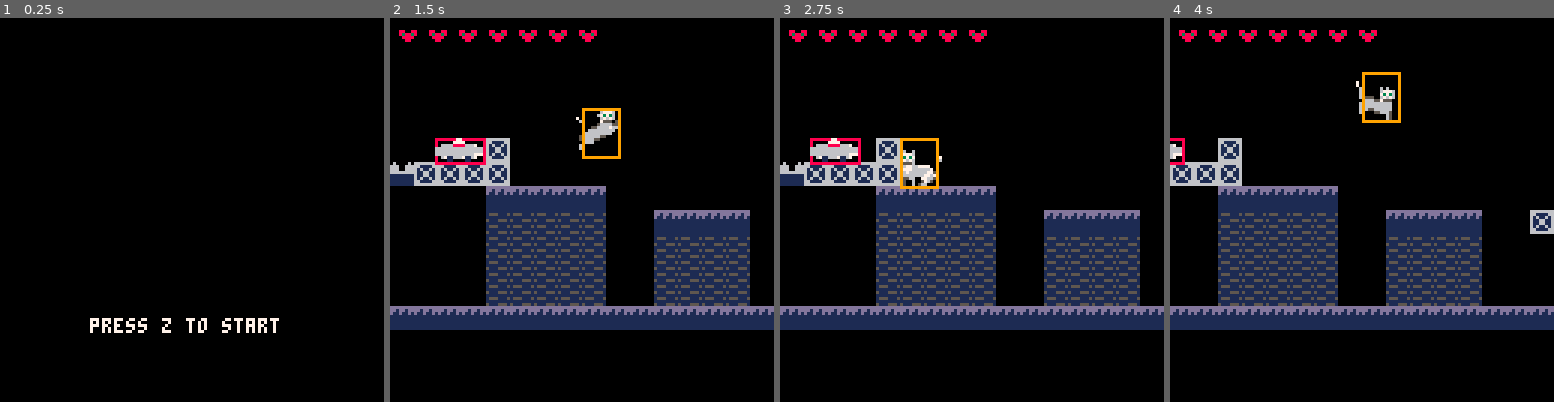
Above: before the commit, frames 1-4 (left to right).
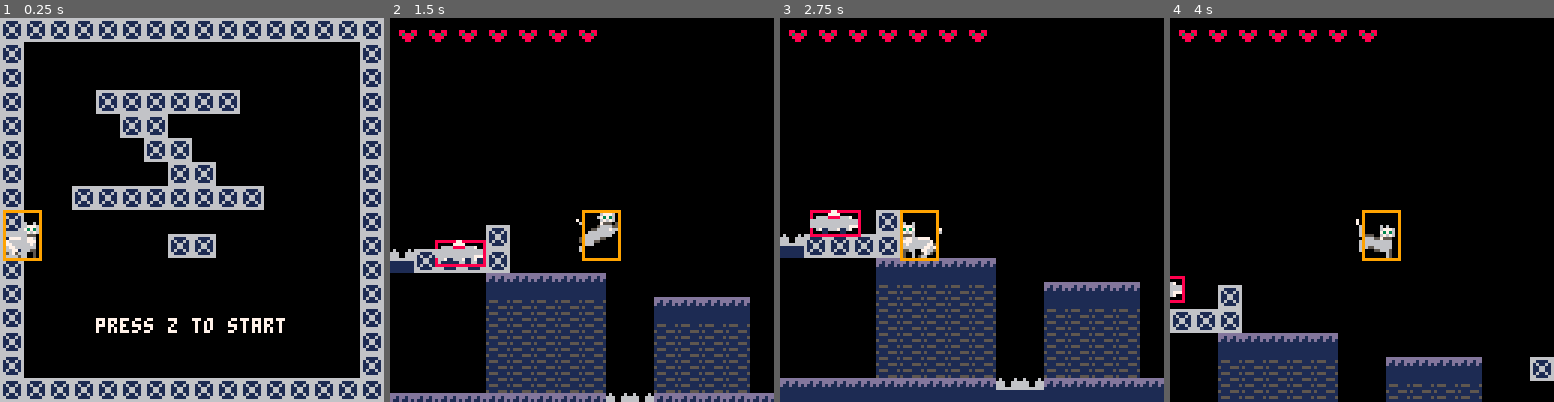
Above: after the commit, the same moments.

Repository: salvadorvanoli/MeowlineDelivery
Game: PICO-8 cartridge meowline.p8
Two runs of this game, one before a commit and one after it. Both use one fixed random seed, a clock stepped at 60 frames per second and the inputs below.
Inputs:
- Up to frame 1 (0.25 s): no input
- Up to frame 2 (1.5 s): tap O (Z key) at 0.33, 0.7, 1.43 s; tap X (X key) at 1.07 s
- Up to frame 3 (2.75 s): hold Left 1.97-2.37 s; tap X (X key) at 2.07, 2.4, 2.73 s; tap O (Z key) at 2.22 s
- Up to frame 4 (4 s): hold Right 2.87-3.53 s; tap X (X key) at 3.07, 3.4, 3.73 s; tap O (Z key) at 3.1, 3.98 s

The runs differ from the first frame. In frame 1, 33% of the frame differs, in the area x 0-100%, y 0-100%; in frame 2, 35%, in the area x 0-100%, y 23-100%; in frame 3, 35%; in frame 4, 34%.

Commit message:
Pantallas de muerte en proceso

Diff:
--- a/meowline.p8
+++ b/meowline.p8
@@ -25,9 +25,9 @@
 -- Estados del juego
 game_state = "menu" -- Estados: "menu", "playing", "game_over"
 
--- Coordenadas de las zonas (convertidas de bloques a píxeles)
-menu_zone = {x = 56, y = 456} -- {x=7, y=57} en bloques
-game_over_zone = {x = 184, y = 456} -- {x=23, y=57} en bloques
+-- Coordenadas de las zonas (convertidas de bloques a pれとxeles)
+menu_zone = {x = 1, y = 448} -- {x=7, y=57} en bloques
+game_over_zone = {x = 192, y = 448} -- {x=23, y=57} en bloques
 game_start_zone = {x = 64, y = 80} -- {x=7, y=11} en bloques
 
 -- Enemigos roombas
@@ -214,7 +214,6 @@
 end
 
 function game_over()
-    -- Esta función ahora solo maneja la transición al estado de game over
     game_state = "game_over"
     player.x = game_over_zone.x
     player.y = game_over_zone.y
@@ -224,13 +223,13 @@
     player.is_walking = false
 end
 
-function reset_player_position()
+function manage_damage()
     player.lives -= 1
 
     if player.lives <= 0 then
-        game_over()  -- Llamar a la función game_over actualizada
+        game_over()
     else
-        -- Reiniciar posición normal
+        -- Reiniciar posiciれはn normal
         player.x = game_start_zone.x
         player.y = game_start_zone.y
         player.dx = 0
@@ -324,7 +323,7 @@
     map(0, 0, 0, 0, 128, 128)
 
     local cam_x = mid(0, player.x - 64, 1024 - 128)
-    local cam_y = mid(0, player.y - 64, 256 - 128)
+    local cam_y = player.y - 64
     camera(cam_x, cam_y)
 
     local sprite_id
@@ -364,12 +363,12 @@
             spr(98, cam_x + 2 + (i - 1) * 10, cam_y + 2, 1, 1)
         end
     elseif game_state == "menu" then
-        -- Texto del menú
-        print("press z to start", cam_x + 30, cam_y + 100, 7)
+        -- Texto del menu
+        print("press z to start", cam_x + 32, cam_y + 100, 7)
     elseif game_state == "game_over" then
         -- Texto de game over
-        print("press z to restart", cam_x + 25, cam_y + 100, 7)
-        print("press x for menu", cam_x + 28, cam_y + 110, 8)
+        print("press z to restart", cam_x + 28, cam_y + 100, 7)
+        print("press x for menu", cam_x + 32, cam_y + 110, 8)
     end
 end
 
@@ -382,7 +381,7 @@
 
 -- Funcion para actualizar el estado de menu
 function update_menu()
-    -- Posicionar jugador en la zona del menú
+    -- Posicionar jugador en la zona del menu
     player.x = menu_zone.x
     player.y = menu_zone.y
     player.dx = 0
@@ -390,7 +389,7 @@
     player.grounded = true
     player.is_walking = false
 
-    -- Solo responder al botón de salto para empezar
+    -- Solo responder al botれはn de salto para empezar
     if btnp(4) then -- Z button
         game_state = "playing"
         player.x = game_start_zone.x
@@ -409,14 +408,14 @@
     player.grounded = true
     player.is_walking = false
 
-    -- Controles para reiniciar o volver al menú
+    -- Controles para reiniciar o volver al menu
     if btnp(4) then -- Z - reiniciar juego
         game_state = "playing"
         player.lives = 7
         player.x = game_start_zone.x
         player.y = game_start_zone.y
         spawn_enemies_from_map()
-    elseif btnp(5) then -- X - volver al menú
+    elseif btnp(5) then -- X - volver al menu
         game_state = "menu"
         player.lives = 7
         roombas = {}
@@ -490,9 +489,8 @@
             player.x += current_roomba.dx
 
         -- El jugador tiene un bloque solido delante, no puede atravesarlo, pero puede saltar
-        else if horizontal_collision then
+        elseif horizontal_collision then
                 player.grounded = true
-            end
         end
     else
         local new_y = player.y + player.dy
@@ -524,12 +522,12 @@
 
     -- Verificar colision con bloques que danan al jugador
     if check_damage_collision(player.x, player.y, player.w, player.h) then
-        reset_player_position()
+        manage_damage()
     end
 
     -- Verificar colision lateral con roomba
     if check_player_roomba_side_collision() then
-        reset_player_position()
+        manage_damage()
     end
 
     -- Limites del mapa
@@ -681,4 +679,17 @@
 0000000041414141410000414141410000000000000000000000000000424242424242424242420000000000000000000000000000000000000000000000000000000000000000000000000000000000000000000000000000000000000000000000000000000000000000000000000000000000000000000000000000000000
 0000000041414141410000414141410000000000000000004242420000424242424242424242420000000000000000000000000000000000000000000000000000000000000000000000000000000000000000000000000000000000000000000000000000000000000000000000000000000000000000000000000000000000
 0000000041414141410000414141410000000000000000000000000000424242424242424242420000000000000000000000000000000000000000000000000000000000000000000000000000000000000000000000000000000000000000000000000000000000000000000000000000000000000000000000000000000000
-4040404040404040404040404040404040404040404043434343434343424242424242424242420000000000000000000000000000000000000000000000000000000000000000000000000000000000000000000000000000000000000000000000000000000000000000000000000000000000000000000000000000000000
+4040404040404040404343404040404040404040404043434343434343424242424242424242420000000000000000000000000000000000000000000000000000000000000000000000000000000000000000000000000000000000000000000000000000000000000000000000000000000000000000000000000000000000
+0000000000000000000000000000000000000000000000000000000000000000000000000000000000000000000000000000000000000000000000000000000000000000000000000000000000000000000000000000000000000000000000000000000000000000000000000000000000000000000000000000000000000000
+0000000000000000000000000000000000000000000000000000000000000000000000000000000000000000000000000000000000000000000000000000000000000000000000000000000000000000000000000000000000000000000000000000000000000000000000000000000000000000000000000000000000000000
+0000000000000000000000000000000000000000000000000000000000000000000000000000000000000000000000000000000000000000000000000000000000000000000000000000000000000000000000000000000000000000000000000000000000000000000000000000000000000000000000000000000000000000
+0000000000000000000000000000000000000000000000000000000000000000000000000000000000000000000000000000000000000000000000000000000000000000000000000000000000000000000000000000000000000000000000000000000000000000000000000000000000000000000000000000000000000000
+0000000000000000000000000000000000000000000000000000000000000000000000000000000000000000000000000000000000000000000000000000000000000000000000000000000000000000000000000000000000000000000000000000000000000000000000000000000000000000000000000000000000000000
+0000000000000000000000000000000000000000000000000000000000000000000000000000000000000000000000000000000000000000000000000000000000000000000000000000000000000000000000000000000000000000000000000000000000000000000000000000000000000000000000000000000000000000
+0000000000000000000000000000000000000000000000000000000000000000000000000000000000000000000000000000000000000000000000000000000000000000000000000000000000000000000000000000000000000000000000000000000000000000000000000000000000000000000000000000000000000000
+0000000000000000000000000000000000000000000000000000000000000000000000000000000000000000000000000000000000000000000000000000000000000000000000000000000000000000000000000000000000000000000000000000000000000000000000000000000000000000000000000000000000000000
+0000000000000042420000000000000000000000000000000000000000000000000000000000000000000000000000000000000000000000000000000000000000000000000000000000000000000000000000000000000000000000000000000000000000000000000000000000000000000000000000000000000000000000
+0000000000000042420000000000000000000000000000000000000000000000000000000000000000000000000000000000000000000000000000000000000000000000000000000000000000000000000000000000000000000000000000000000000000000000000000000000000000000000000000000000000000000000
+0000000000000042420000000000000000000000000000000000000000000000000000000000000000000000000000000000000000000000000000000000000000000000000000000000000000000000000000000000000000000000000000000000000000000000000000000000000000000000000000000000000000000000
+0000000000000042420000000000000000000000000000000000000000000000000000000000000000000000000000000000000000000000000000000000000000000000000000000000000000000000000000000000000000000000000000000000000000000000000000000000000000000000000000000000000000000000
+0000000000000042420000000000000000000000000000000000000000000000000000000000000000000000000000000000000000000000000000000000000000000000000000000000000000000000000000000000000000000000000000000000000000000000000000000000000000000000000000000000000000000000
